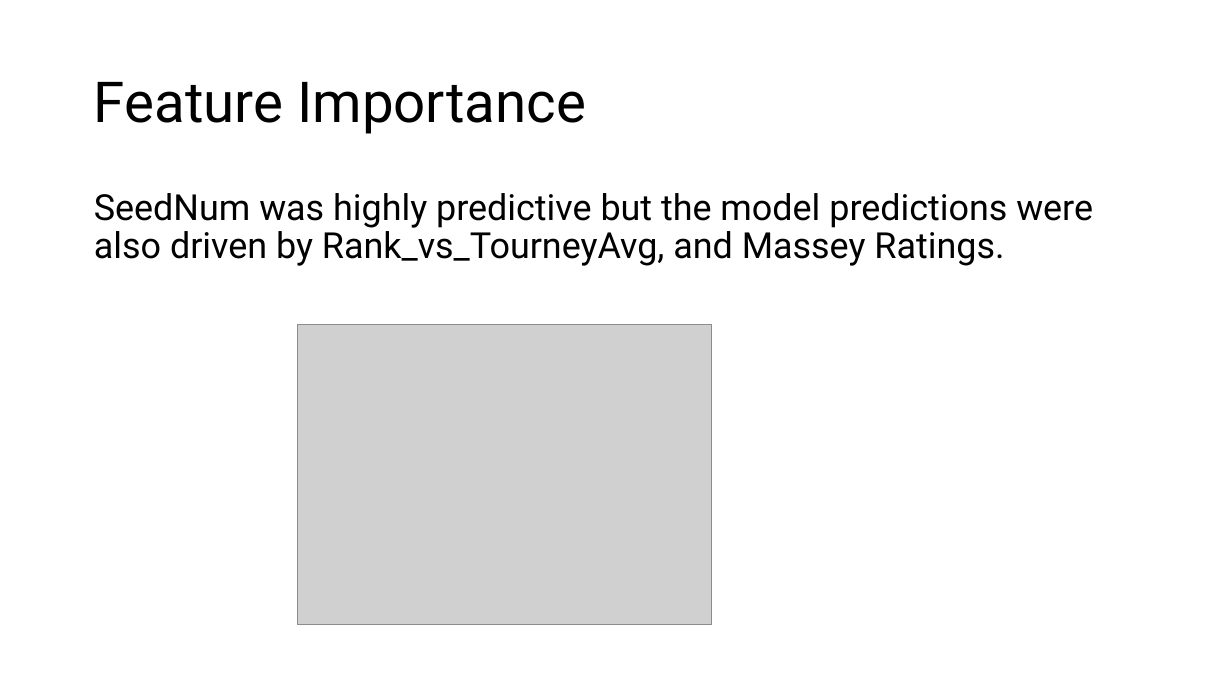
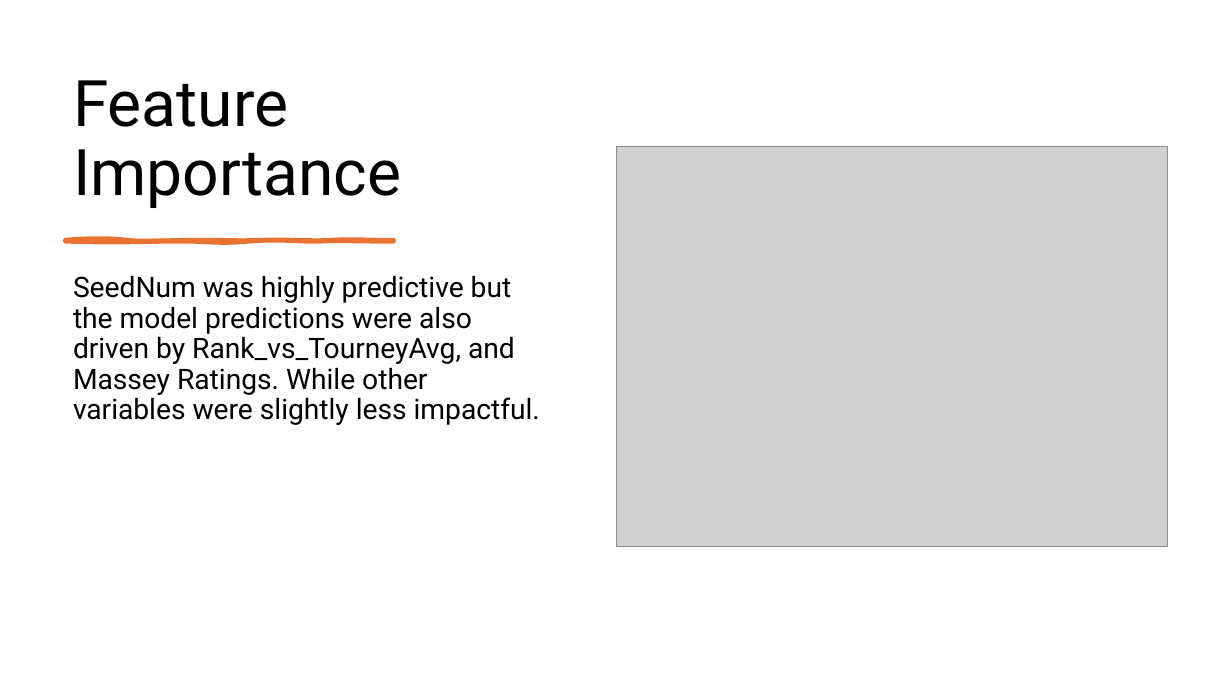
Before and after one commit to ThatTwoDude/STAT486_FinalProject, a slide deck: slide 5 of progress/ClassPresentation.pptx. Drawn at 1232x693 pixels with LibreOffice and Linux fonts; fonts in the diff are those of the drawing; grey boxes stand for pictures. Boxes give left, top, right and bottom in pixels: in the first picture for what was removed or moved away, otherwise in the second. Text is boxed around its words. In the diff, an @@ line names an element or a change of style, - is before the commit and + after.

```diff
--- a/progress/ClassPresentation.pptx
+++ b/progress/ClassPresentation.pptx
@@ title "Feature Importance": place and size @@
-title "Feature Importance" at bbox=[94, 82, 586, 134]
+title "Feature Importance" at bbox=[73, 80, 401, 208]
@@ title "Feature Importance" at bbox=[73, 80, 401, 208]: size 44 to 50 pt; vertical alignment middle to bottom @@
@@ picture: place and size @@
-picture at bbox=[298, 324, 712, 625]
+picture at bbox=[616, 147, 1168, 547]
@@ freeform shape added at bbox=[65, 240, 394, 242], fill #E97132, outline #E97132 3 pt @@
@@ text at bbox=[73, 275, 540, 425]: text changed; size 28 to 22 pt @@
-SeedNum was highly predictive but the model predictions were also driven by Rank_vs_TourneyAvg, and Massey Ratings.
+SeedNum was highly predictive but the model predictions were also driven by Rank_vs_TourneyAvg, and Massey Ratings. While other variables were slightly less impactful.
```
Also in this commit, not shown: 8 other slides changed.
